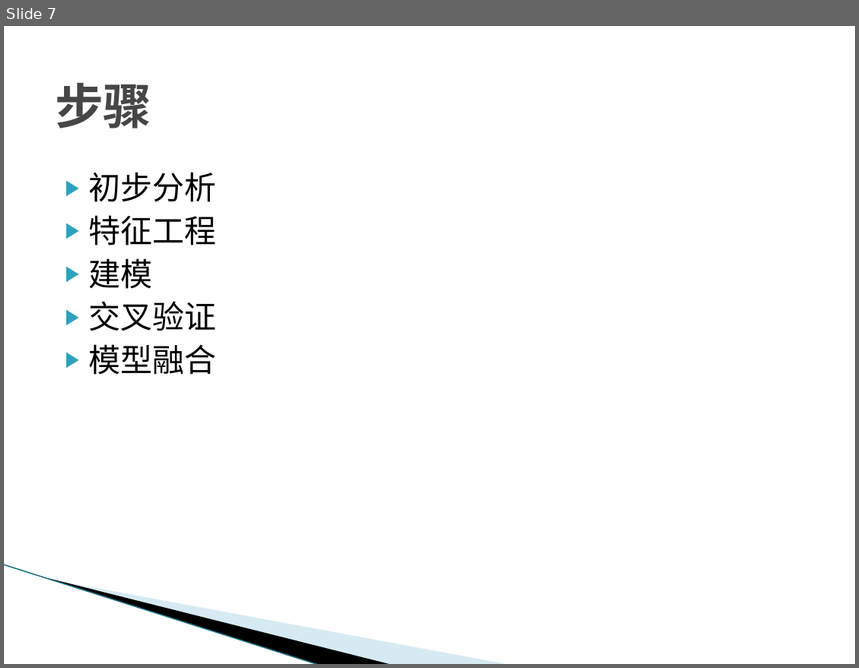
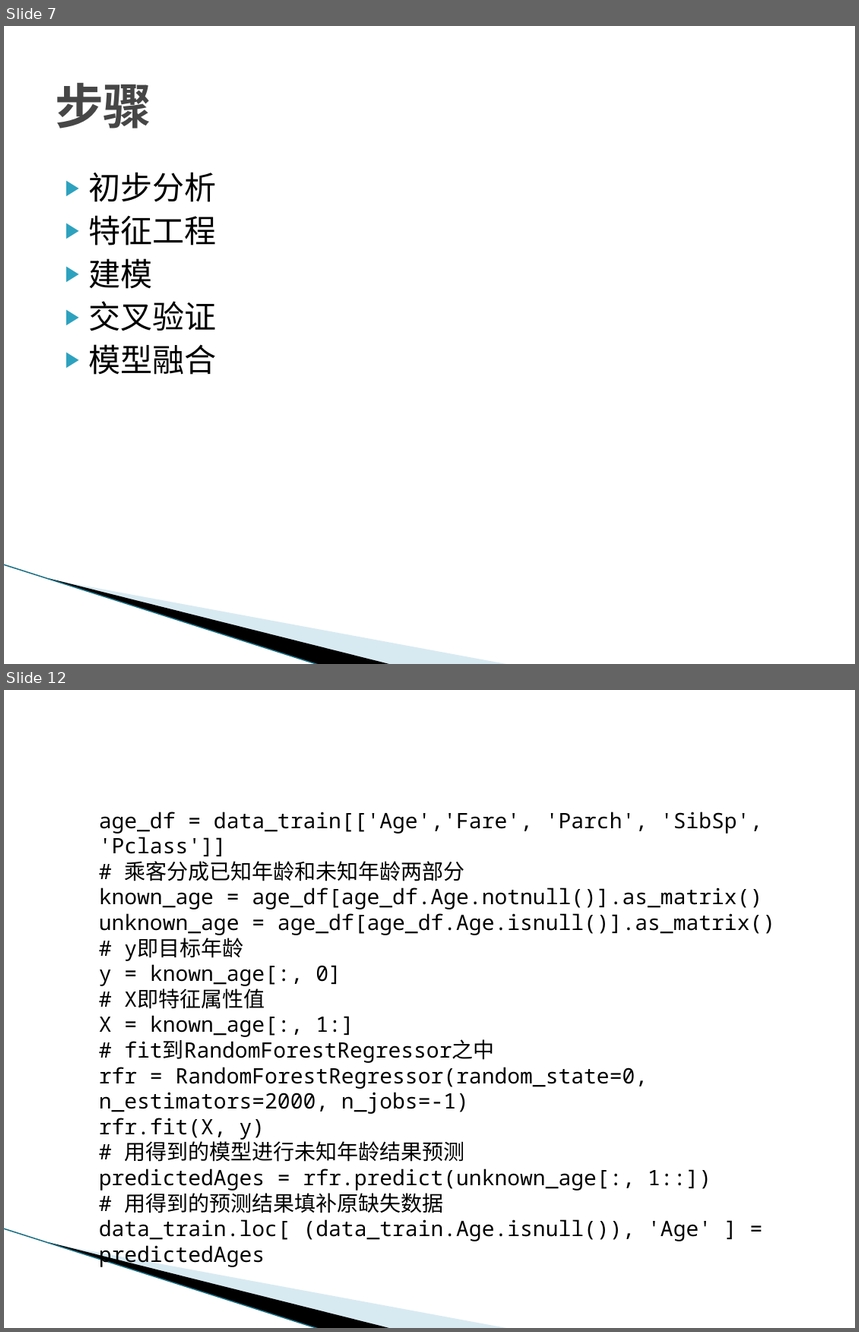
Before and after one commit to evangelist64/ml_test, a slide deck: kaggle/kaggle实战案例分享.pptx. Shown one above the other, each under a label of ours: slide 7 before the commit, slides 7 and 12 after it; the slides between them are not shown. The pictures are 859x668 and 859x1332 pixels, drawn with LibreOffice and Linux fonts; fonts in the diff are those of the drawing; background and template pictures are left out. Boxes give left, top, right and bottom in pixels: in the first picture for what was removed or moved away, otherwise in the second. Text is boxed around its words. In the diff, an @@ line names an element or a change of style, - is before the commit and + after.

```diff
--- a/kaggle/kaggle实战案例分享.pptx
+++ b/kaggle/kaggle实战案例分享.pptx
@@ slide 12 added at (4,690,855,1328), background #FFFFFF; not listed: 3 template elements that a slide beside it also shows @@
@@ text added at (99,812,775,1214), 18 pt, text #000000 @@
+age_df = data_train[['Age','Fare', 'Parch', 'SibSp', 'Pclass']]
+# 乘客分成已知年龄和未知年龄两部分
+known_age = age_df[age_df.Age.notnull()].as_matrix()
+unknown_age = age_df[age_df.Age.isnull()].as_matrix()
+# y即目标年龄
+y = known_age[:, 0]
+# X即特征属性值
+X = known_age[:, 1:]
+# fit到RandomForestRegressor之中
+rfr = RandomForestRegressor(random_state=0, n_estimators=2000, n_jobs=-1)
+rfr.fit(X, y)
+# 用得到的模型进行未知年龄结果预测
+predictedAges = rfr.predict(unknown_age[:, 1::])
+# 用得到的预测结果填补原缺失数据
+data_train.loc[ (data_train.Age.isnull()), 'Age' ] = predictedAges
```
Also in this commit, not shown: 1 slide changed, 18 other slides added, 1 slide removed, 1 other file.
